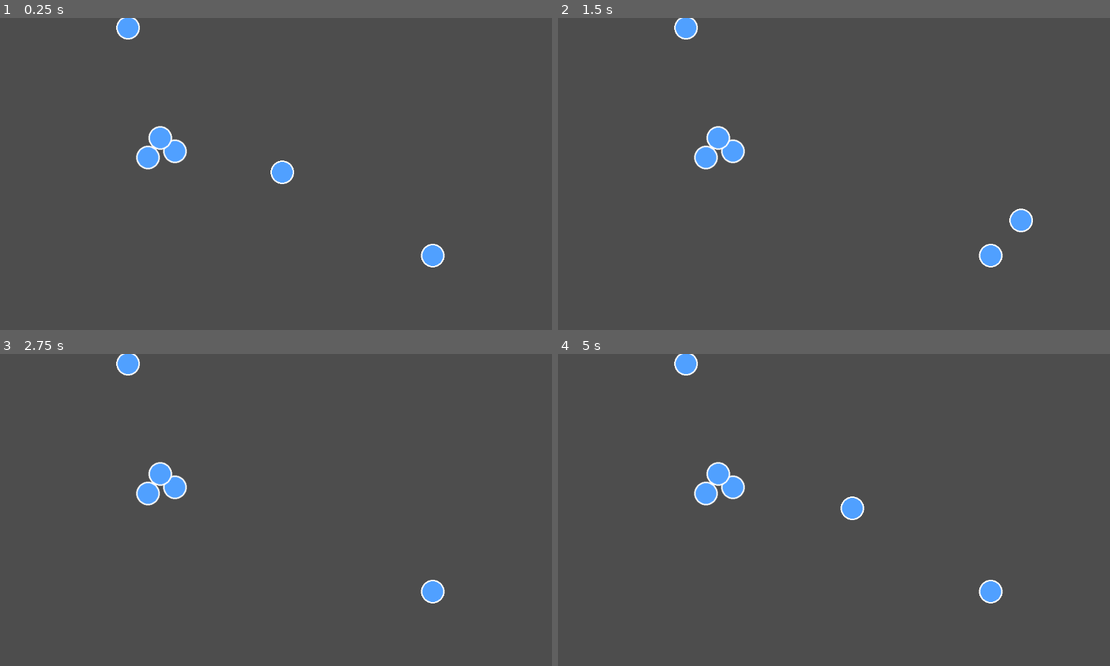
Above: before the commit, frames 1-4 (two rows, left to right).
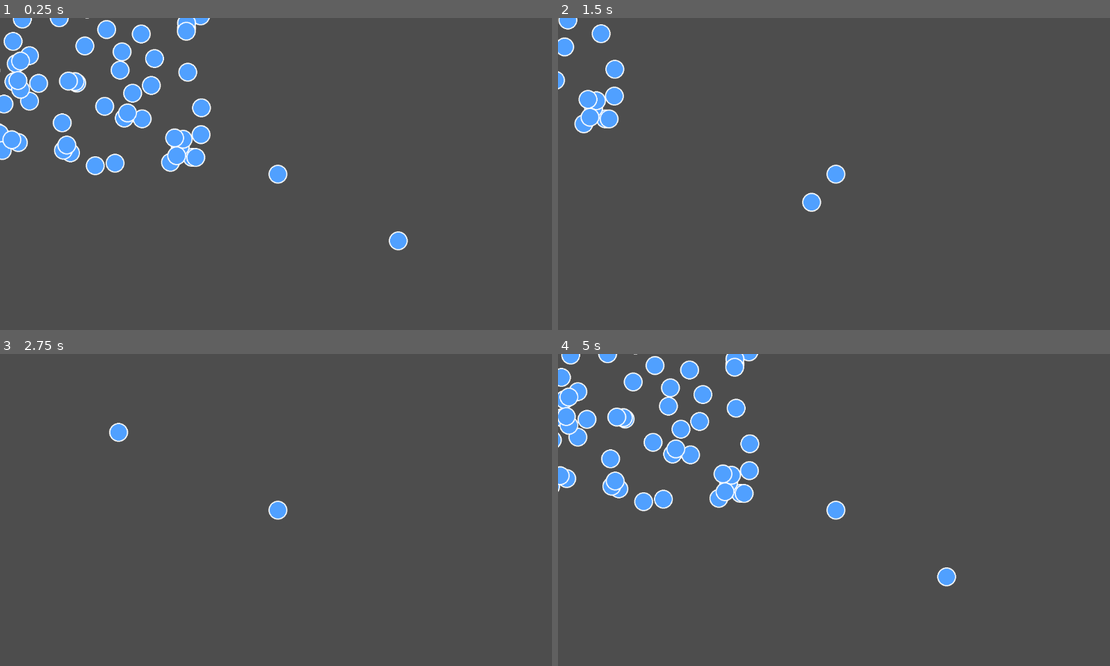
Above: after the commit, the same moments.

Repository: jadjoker/tdf
Game: Godot game, scene res://main.tscn
The game is run twice, just before and just after one commit, with the same random seed, the same clock (stepped at 60 frames per second) and the same inputs.
Inputs:
- Up to frame 1 (0.25 s): no input
- Up to frame 2 (1.5 s): tap Enter at 0.5 s; hold D (move_right) 0.53-1.28 s; hold S (move_down) from 1.28 s (still down)
- Up to frame 3 (2.75 s): release S (move_down) at 2.03 s; hold D (move_right) from 2.03 s (still down)
- Up to frame 4 (5 s): release D (move_right) at 2.78 s; hold W (move_up) 2.78-3.53 s; hold A (move_left) from 3.53 s (still down)

The runs differ from the first frame. In frame 1, 7.5% of the frame differs, in the area x 0-81%, y 0-80%; in frame 2, 3.5%; in frame 3, 1.6%; in frame 4, 7.0%.

Commit message:
worked on movement

Diff:
--- a/scenes/FollowerUnit.tscn
+++ b/scenes/FollowerUnit.tscn
@@ -8,6 +8,7 @@
 [node name="FollowerUnit" type="Area2D"]
 collision_layer = 2
 script = ExtResource("1_5vtvk")
+strength = 3000.0
 max_speed = 1500.0
 radius = 20.0
 
--- a/scenes/Phase1.tscn
+++ b/scenes/Phase1.tscn
@@ -6,6 +6,8 @@
 
 [node name="Phase1" type="Node2D"]
 script = ExtResource("1_wwqg3")
+follower_count = 100
+collision_push = 0.5
 
 [node name="Player" parent="." instance=ExtResource("1_0dg7t")]
 position = Vector2(585, 320)
--- a/scenes/Player.tscn
+++ b/scenes/Player.tscn
@@ -15,3 +15,6 @@
 [node name="CollisionShape2D" type="CollisionShape2D" parent="."]
 scale = Vector2(2.37677, 2.37677)
 shape = SubResource("CircleShape2D_5q5h1")
+
+[node name="Camera2D" type="Camera2D" parent="."]
+zoom = Vector2(0.8, 0.8)
